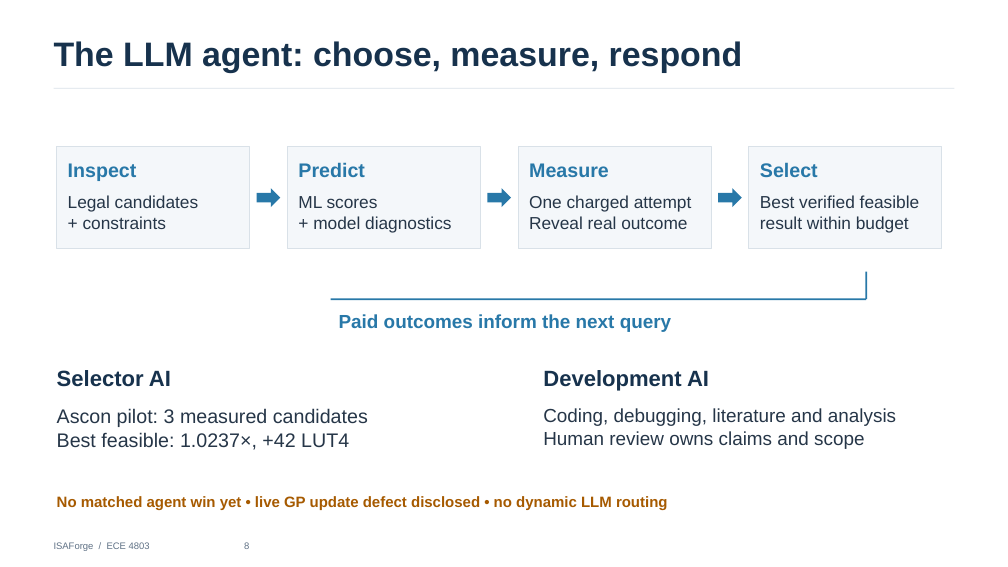
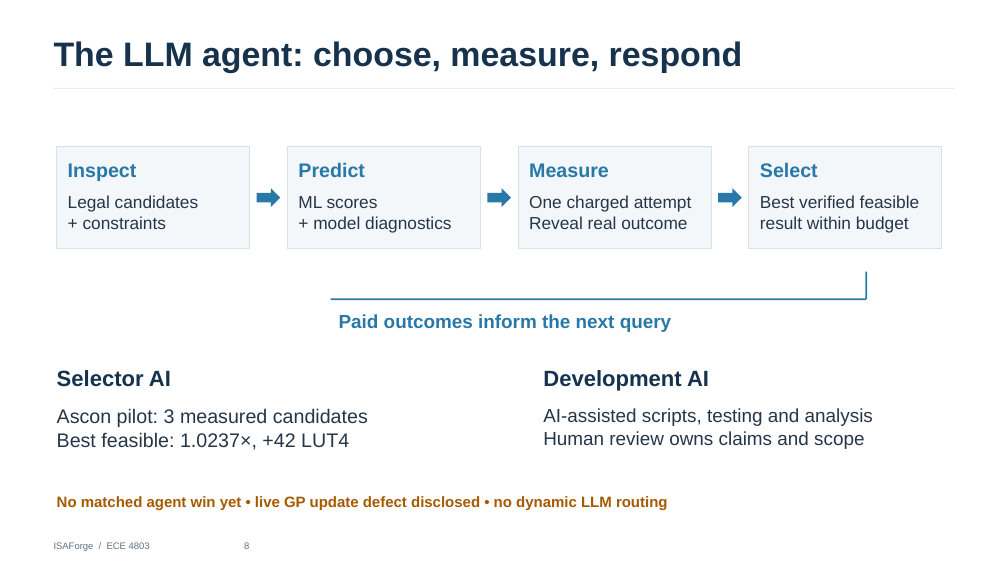
Before and after one commit to jas0nriverah/agentic-riscv-codesign, a slide deck: slide 8 of submissions/midterm-2026-10-28/isaforge-midterm-progress-slides-final.pptx. Drawn at 1008x567 pixels with LibreOffice and Linux fonts; fonts in the diff are those of the drawing. Boxes give left, top, right and bottom in pixels: in the first picture for what was removed or moved away, otherwise in the second. Text is boxed around its words. In the diff, an @@ line names an element or a change of style, - is before the commit and + after.

```diff
--- a/submissions/midterm-2026-10-28/isaforge-midterm-progress-slides-final.pptx
+++ b/submissions/midterm-2026-10-28/isaforge-midterm-progress-slides-final.pptx
@@ text at bbox=[543, 408, 873, 426]: text changed @@
-Coding, debugging, literature and analysis
+AI-assisted scripts, testing and analysis
```
Also in this commit, not shown: 4 other slides changed, 5 other files.
